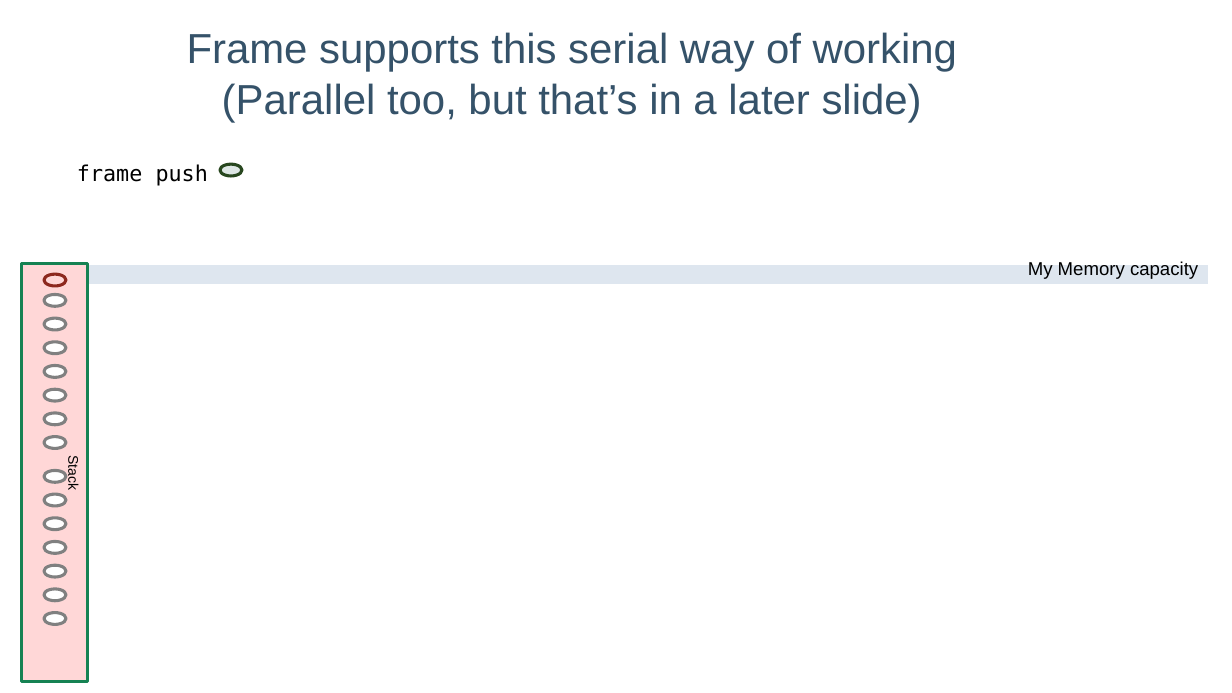
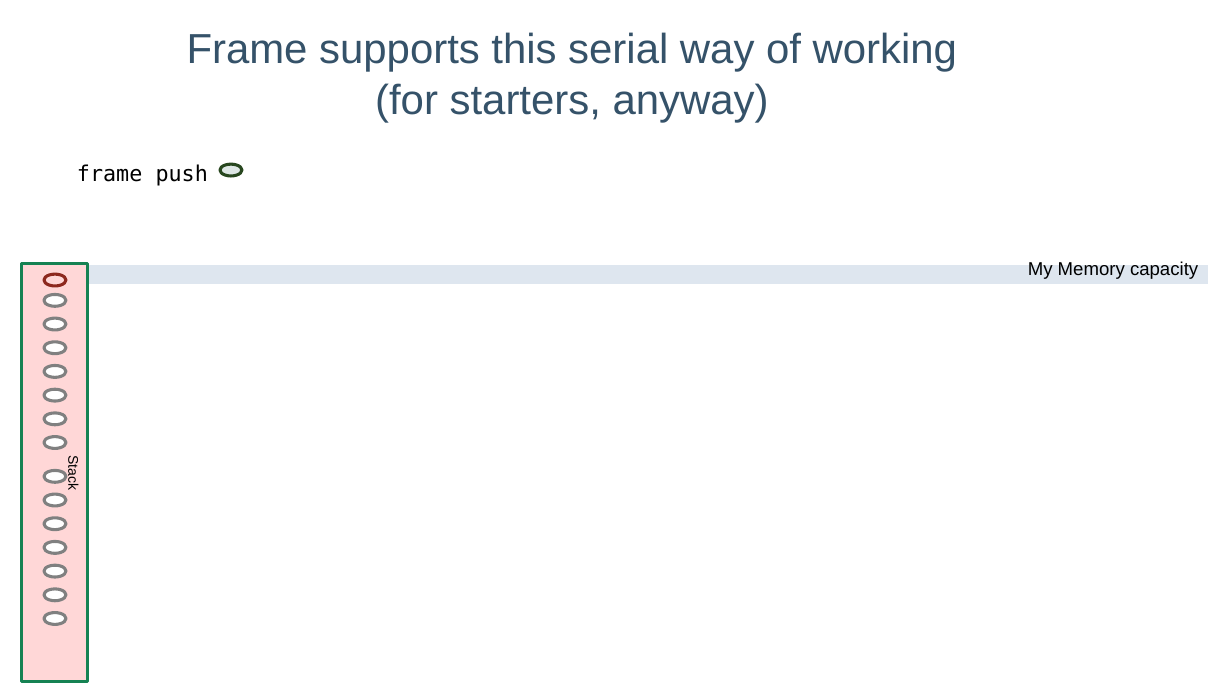
Before and after one commit to lelanthran/frame, a slide deck: slide 27 of docs/FrameIntroduction.odp. Drawn at 1232x693 pixels with LibreOffice and Linux fonts; fonts in the diff are those of the drawing; background and template pictures are left out. Boxes give left, top, right and bottom in pixels: in the first picture for what was removed or moved away, otherwise in the second. Text is boxed around its words. In the diff, an @@ line names an element or a change of style, - is before the commit and + after.

Commit message:
This time, really final changes to slideshow.

```diff
--- a/docs/FrameIntroduction.odp
+++ b/docs/FrameIntroduction.odp
@@ title at (x1=187, y1=32, x2=957, y2=122): text changed @@
-Frame supports this serial way of working
-(Parallel too, but that’s in a later slide)
+Frame supports this serial way of working
+(for starters, anyway)
```
Also in this commit, not shown: 8 other slides changed.
